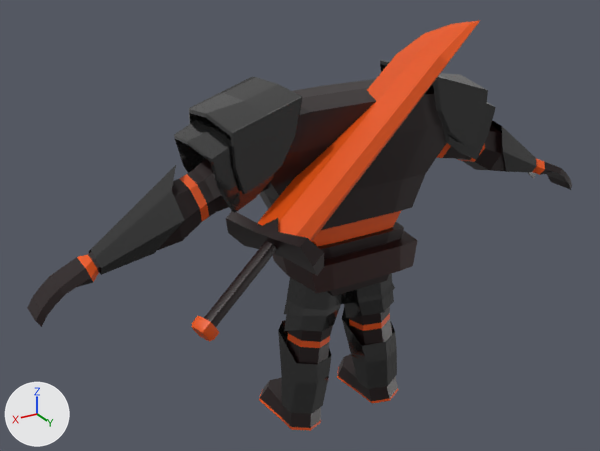
Renders of the FBX model Assets/_Project/Models/Enemies/Bosses/FireGuardian/FireGuardian.fbx from each side of a commit.
The view is the same before and after, from a 50 mm camera at (4.27, 6.32, 5.41) aimed at (0.45, -0.05, 2.22). The lights are fixed; the arrows at lower left show +X, +Y and +Z.

In view in the first picture: 'BaseSwordRigged', 'Cube.001'.
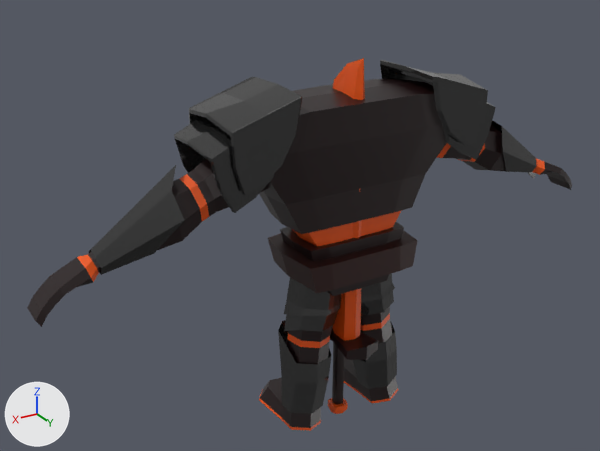
Where the change shows, as pixel boxes (x1, y1, x2, y2) in the pictures (600 x 451 px):
'BaseSwordRigged', moved, turned: before (192, 20, 480, 341); after (328, 58, 378, 414)

Diff of the bpy script that builds the scene:
```diff
--- a/Assets/_Project/Models/Enemies/Bosses/FireGuardian/FireGuardian.fbx.py
+++ b/Assets/_Project/Models/Enemies/Bosses/FireGuardian/FireGuardian.fbx.py
@@ ob_baseswordrigged @@
 ob_baseswordrigged = bpy.data.objects.new('BaseSwordRigged', me_cube_002)
-ob_baseswordrigged.location = (1.566, 0.87, 2.289)
-ob_baseswordrigged.rotation_euler = (0.00556, -1.01, 0.272)  # degrees (0.3, -58, 16)
+ob_baseswordrigged.location = (0.0, 0.0, 0.47)
```
